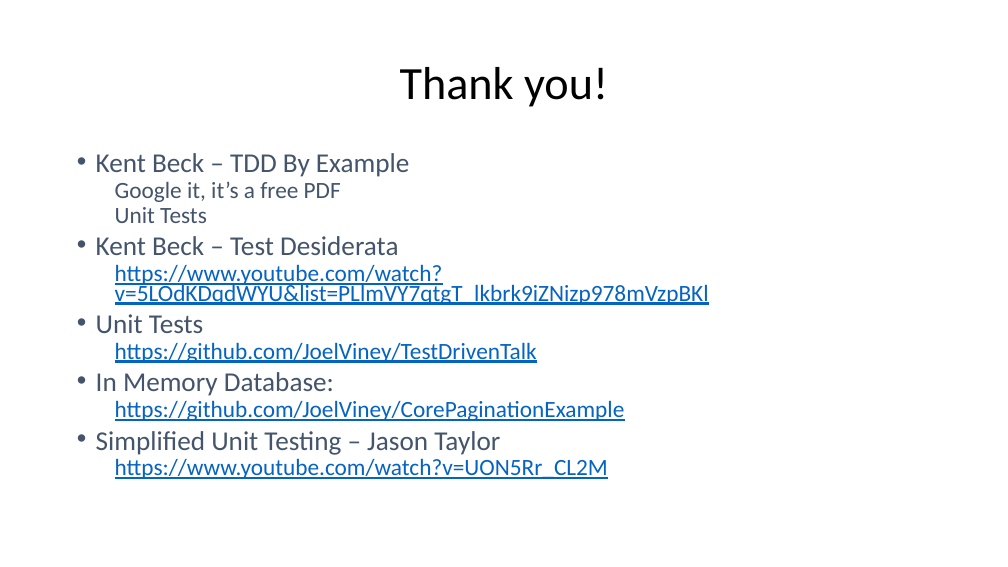
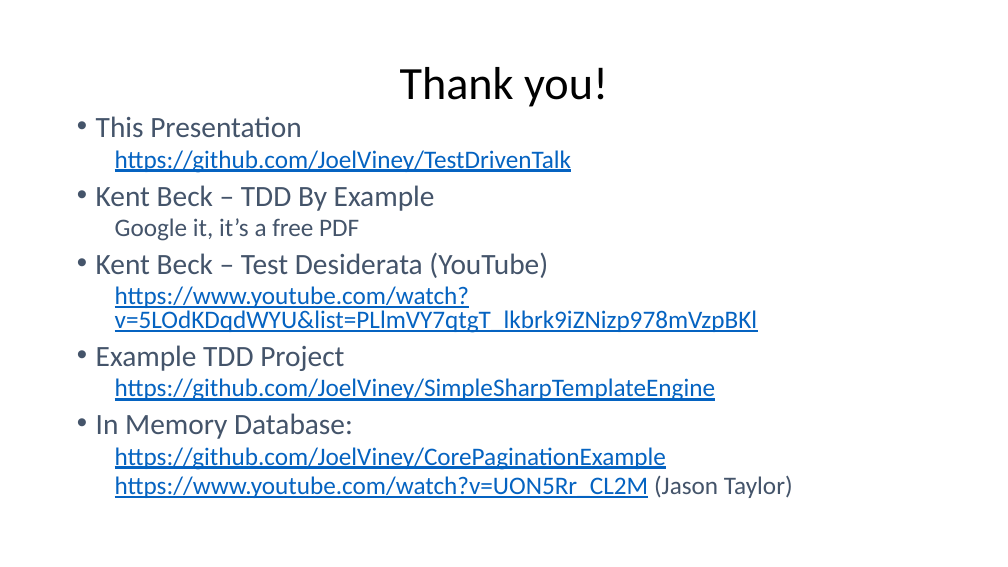
Before and after one commit to JoelViney/TestDrivenTalk, a slide deck: slide 37 of !Test Driven Development.pptx (slide 27 before the commit). Drawn at 1008x567 pixels with LibreOffice and Linux fonts; fonts in the diff are those of the drawing. Boxes give left, top, right and bottom in pixels: in the first picture for what was removed or moved away, otherwise in the second. Text is boxed around its words. In the diff, an @@ line names an element or a change of style, - is before the commit and + after.

```diff
--- a/!Test Driven Development.pptx
+++ b/!Test Driven Development.pptx
@@ text "This Presentation": place and size @@
-text "This Presentation" at <box>96,153,709,479</box>
+text "This Presentation" at <box>96,116,793,498</box>
@@ text at <box>96,116,572,173</box>: paragraphs added @@
+• This Presentation
+  https://github.com/JoelViney/TestDrivenTalk
@@ text at <box>96,185,758,470</box>: size 25.9 to 28 pt in "Kent Beck – TDD By Example", "In Memory Database:"; size 22.2 to 24 pt in "Google it, it’s a free PDF", "https://www.youtube.com/watch?v=5LOdKDqdWYU&list=PLlmVY7qtgT ...", "https://github.com/JoelViney/CorePaginationExample"; line spacing 0.7 to 0.8 @@
@@ text at <box>96,252,548,278</box>: text changed; size 25.9 to 28 pt @@
-  Unit Tests
-• Kent Beck – Test Desiderata
+• Kent Beck – Test Desiderata (YouTube)
@@ text at <box>96,345,715,401</box>: text changed; size 22.2 to 24 pt @@
-• Unit Tests
-  https://github.com/JoelViney/TestDrivenTalk
+• Example TDD Project
+  https://github.com/JoelViney/SimpleSharpTemplateEngine
@@ text at <box>115,476,793,498</box>: text changed; size 22.2 to 24 pt @@
-• Simplified Unit Testing – Jason Taylor
-  https://www.youtube.com/watch?v=UON5Rr_CL2M
+  https://www.youtube.com/watch?v=UON5Rr_CL2M (Jason Taylor)
```
Also in this commit, not shown: 8 other slides changed, 11 slides added, 1 slide removed, 20 other files.
